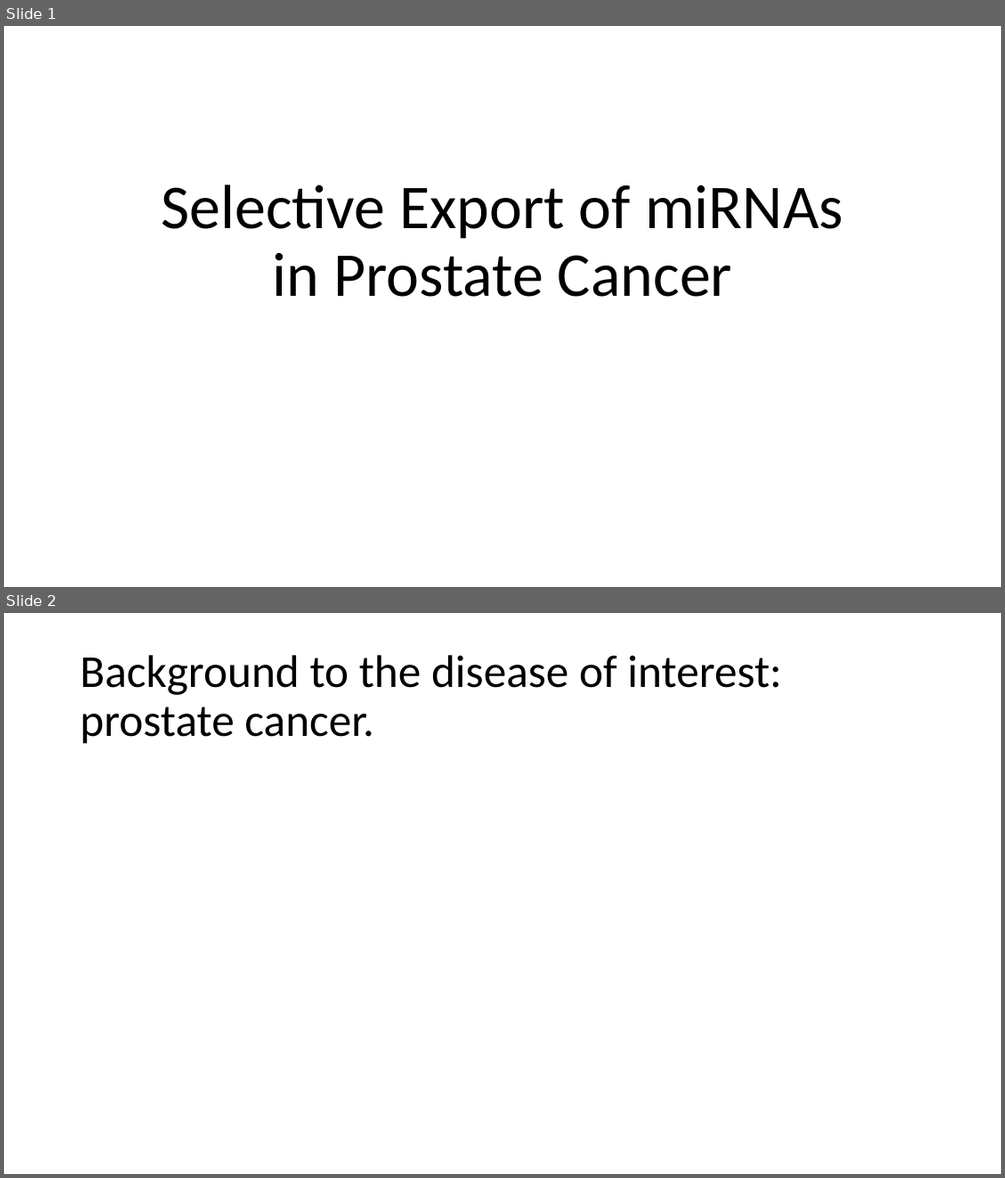
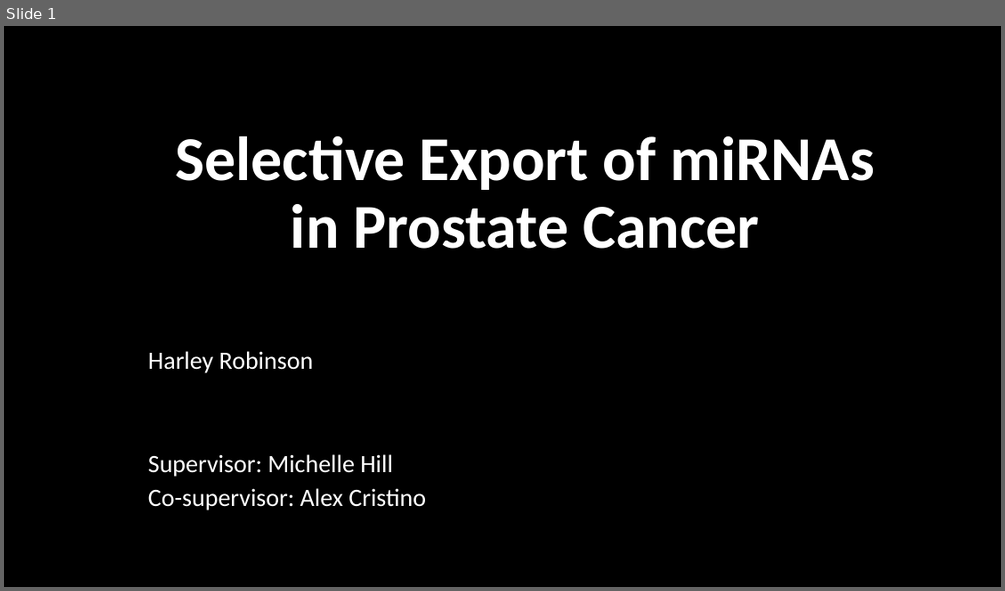
Before and after one commit to HarleyRobinson/Honours2, a slide deck: BackgroundInfo/Template for my presentation.pptx. Shown one above the other, each under a label of ours: slides 1 and 2 before the commit, slide 1 after it. The pictures are 1005x1178 and 1005x591 pixels, drawn with LibreOffice and Linux fonts; fonts in the diff are those of the drawing; background and template pictures are left out. Boxes give left, top, right and bottom in pixels: in the first picture for what was removed or moved away, otherwise in the second. Text is boxed around its words. In the diff, an @@ line names an element or a change of style, - is before the commit and + after.

Commit message:
11/2/16 background, info, qc for sub data

```diff
--- a/BackgroundInfo/Template for my presentation.pptx
+++ b/BackgroundInfo/Template for my presentation.pptx
@@ slide 2 removed at <box>4,613,1001,1174</box>, background #FFFFFF @@
@@ title removed at <box>80,655,782,744</box> @@
-Background to the disease of interest: prostate cancer.
@@ slide 1 changed as well @@
@@ background #FFFFFF to picture (left out) @@
@@ title "Selective Export of miRNAs in ...": place and size @@
-title "Selective Export of miRNAs in ..." at <box>161,184,843,297</box>
+title "Selective Export of miRNAs in ..." at <box>175,135,874,248</box>
@@ title "Selective Export of miRNAs in ..." at <box>175,135,874,248</box>: text colour #000000 to #FFFFFF, bold on @@
@@ subtitle added at <box>148,351,426,510</box>, 24 pt, text #FFFFFF @@
+Harley Robinson
+Supervisor: Michelle Hill
+Co-supervisor: Alex Cristino
```
Also in this commit, not shown: 17 other slides changed, 2 slides added, 19 other files.
